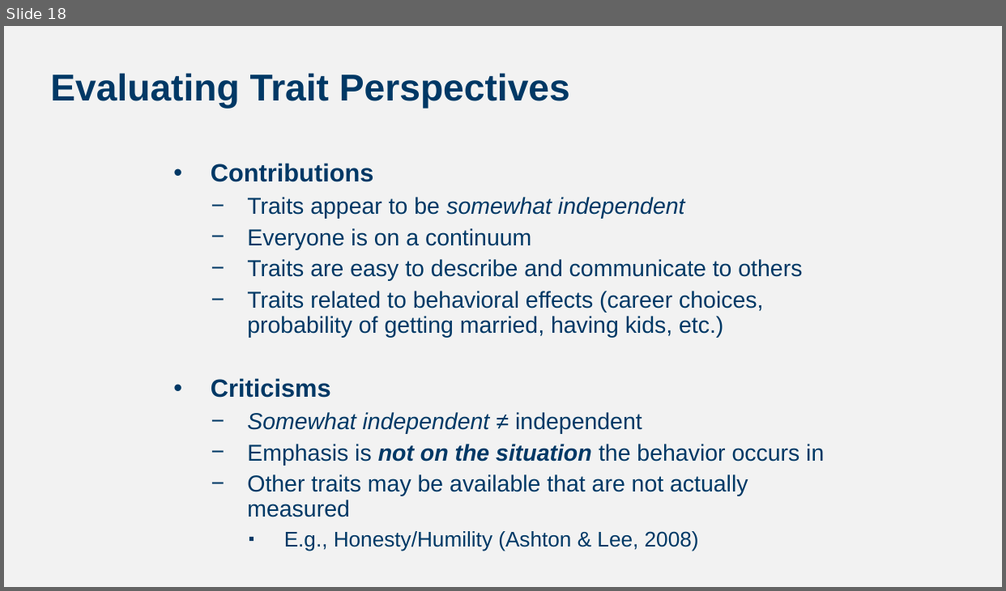
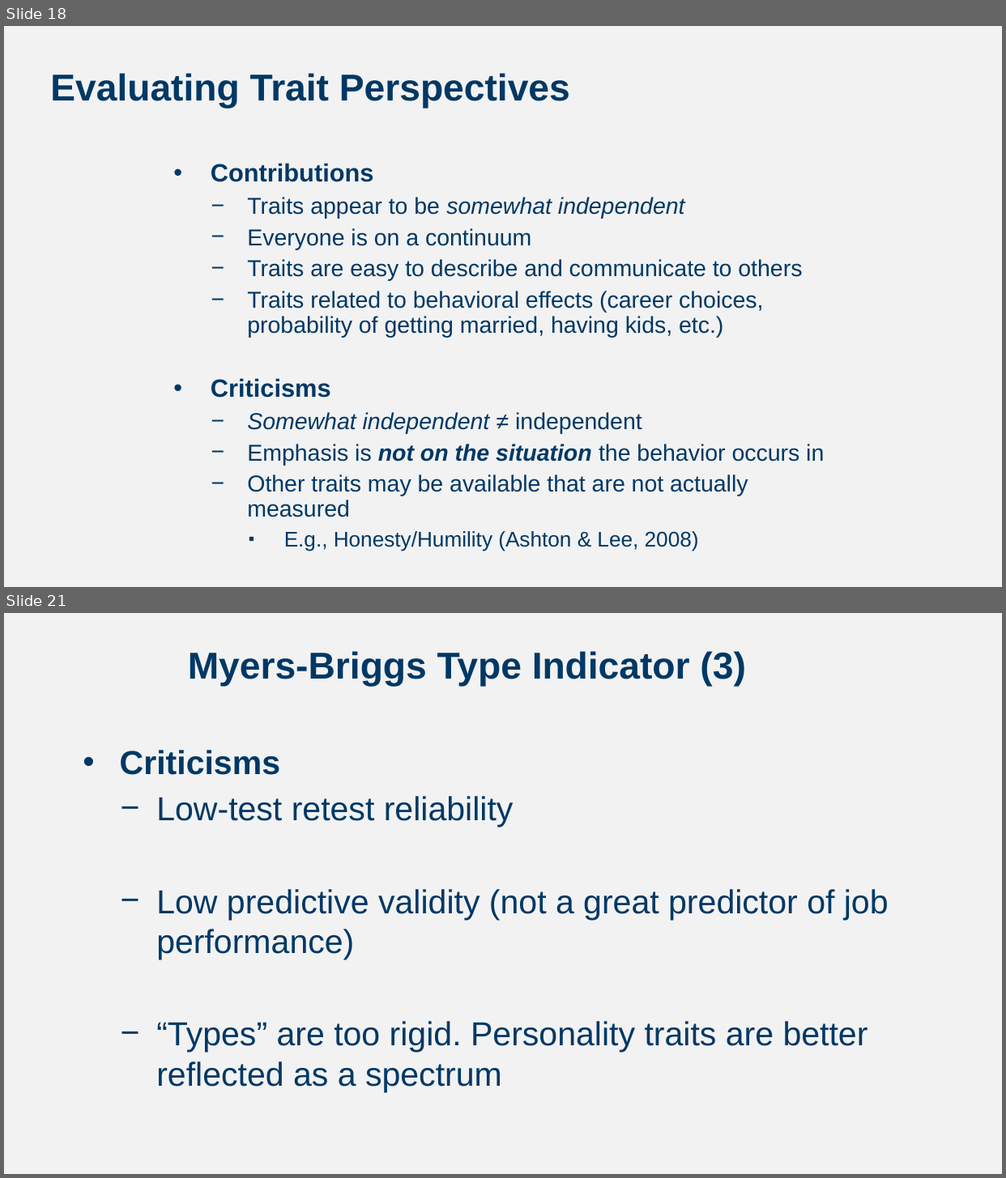
Before and after one commit to npm27/Teaching-Materials, a slide deck: Tests and Eval/Fall 25/Slides/Personality Testing.pptx. Shown one above the other, each under a label of ours: slide 18 before the commit, slides 18 and 21 after it; the slides between them are not shown. The pictures are 1006x591 and 1006x1178 pixels, drawn with LibreOffice and Linux fonts; fonts in the diff are those of the drawing. Boxes give left, top, right and bottom in pixels: in the first picture for what was removed or moved away, otherwise in the second. Text is boxed around its words. In the diff, an @@ line names an element or a change of style, - is before the commit and + after.

```diff
--- a/Tests and Eval/Fall 25/Slides/Personality Testing.pptx
+++ b/Tests and Eval/Fall 25/Slides/Personality Testing.pptx
@@ slide 21 added at (4, 613, 1002, 1174), background #F2F2F2 @@
@@ title added at (188, 651, 745, 687), 36 pt, text #003865, bold @@
+Myers-Briggs Type Indicator (3)
@@ text added at (120, 750, 889, 1093), 32 pt, text #003865 @@
+• Criticisms
+  − Low-test retest reliability
+  − Low predictive validity (not a great predictor of job performance)
+  − “Types” are too rigid. Personality traits are better reflected as a spectrum
```
Also in this commit, not shown: 5 slides changed, 6 other slides added, 3 slides removed.
